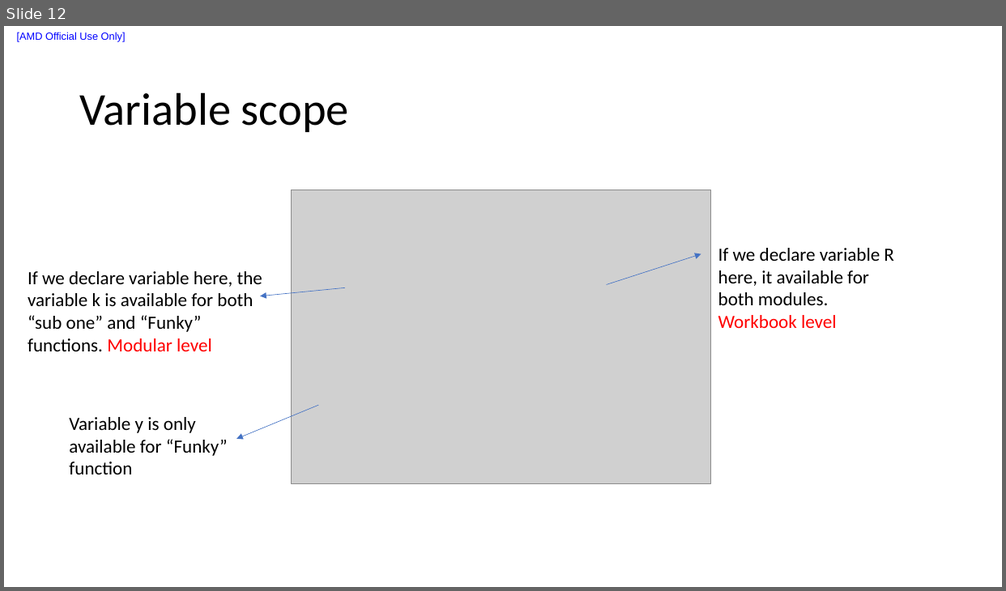
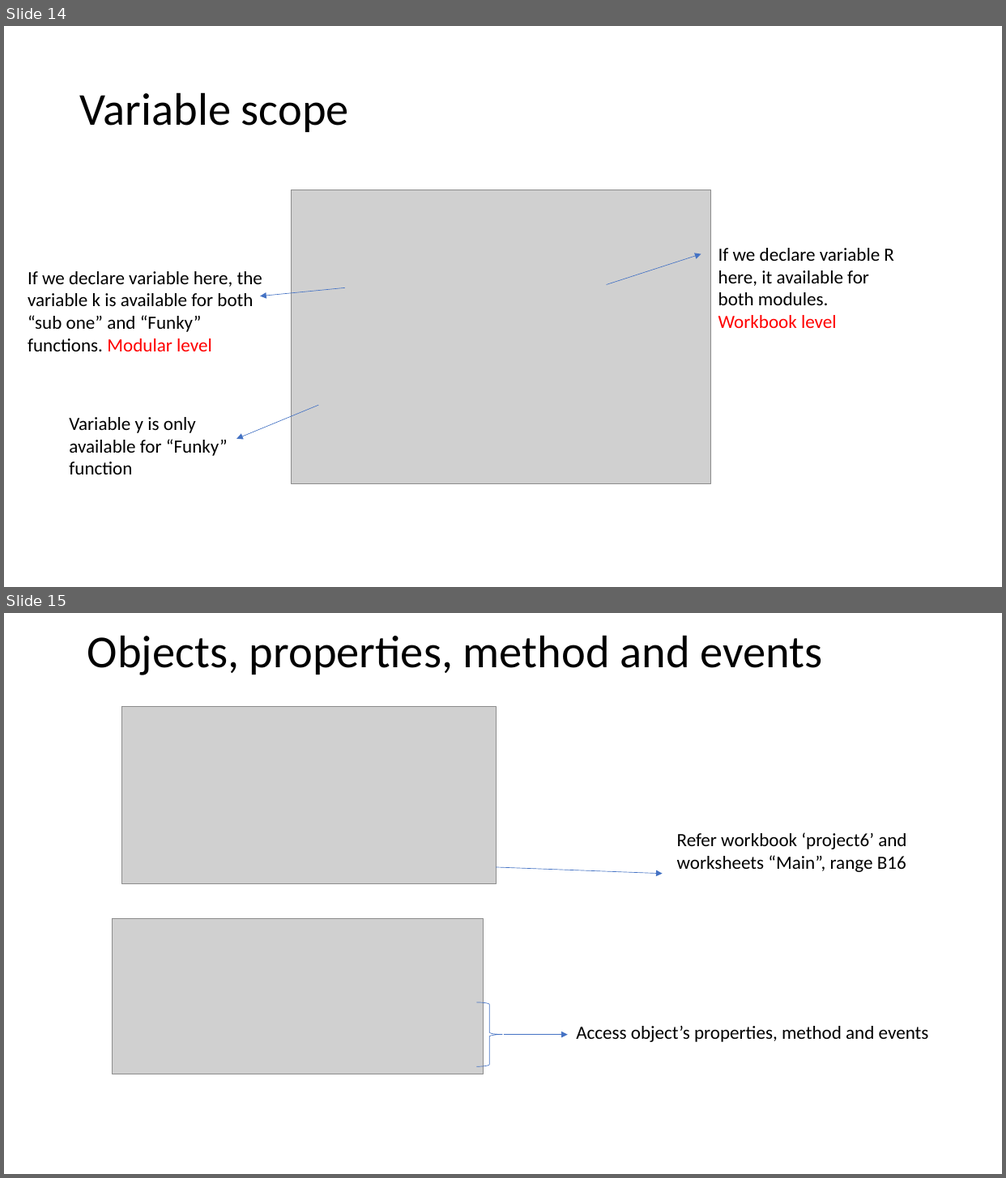
Before and after one commit to liuxu-github-ui/Excel, a slide deck: VBA.pptx. Shown one above the other, each under a label of ours: slide 12 before the commit, slides 14 and 15 after it. The pictures are 1006x591 and 1006x1178 pixels, drawn with LibreOffice and Linux fonts; fonts in the diff are those of the drawing; grey boxes stand for pictures. Boxes give left, top, right and bottom in pixels: in the first picture for what was removed or moved away, otherwise in the second. Text is boxed around its words. In the diff, an @@ line names an element or a change of style, - is before the commit and + after.

```diff
--- a/VBA.pptx
+++ b/VBA.pptx
@@ slide 15 added at (4, 613, 1002, 1174), background #FFFFFF @@
@@ title added at (87, 635, 823, 675), 44 pt, text #000000 @@
+Objects, properties, method and events
@@ picture added at (121, 706, 496, 884) @@
@@ text added at (677, 833, 906, 872), 18 pt, text #000000 @@
+Refer workbook ‘project6’ and worksheets “Main”, range B16
@@ arrow added from (496, 867) to (663, 874), #4472C4 0.5 pt @@
@@ picture added at (113, 919, 484, 1074) @@
@@ right brace added at (476, 1003, 503, 1067), outline #4472C4 0.5 pt @@
@@ arrow added from (503, 1034) to (568, 1034), #4472C4 0.5 pt @@
@@ text added at (576, 1026, 929, 1042), 18 pt, text #000000 @@
+Access object’s properties, method and events
@@ what was slide 12 is now slide 14 @@
@@ slide 14 changed as well @@
@@ text removed at (17, 32, 126, 42) @@
-[AMD Official Use Only]
```
Also in this commit, not shown: 11 other slides changed, 4 other slides added, 1 slide removed, 37 other files.
